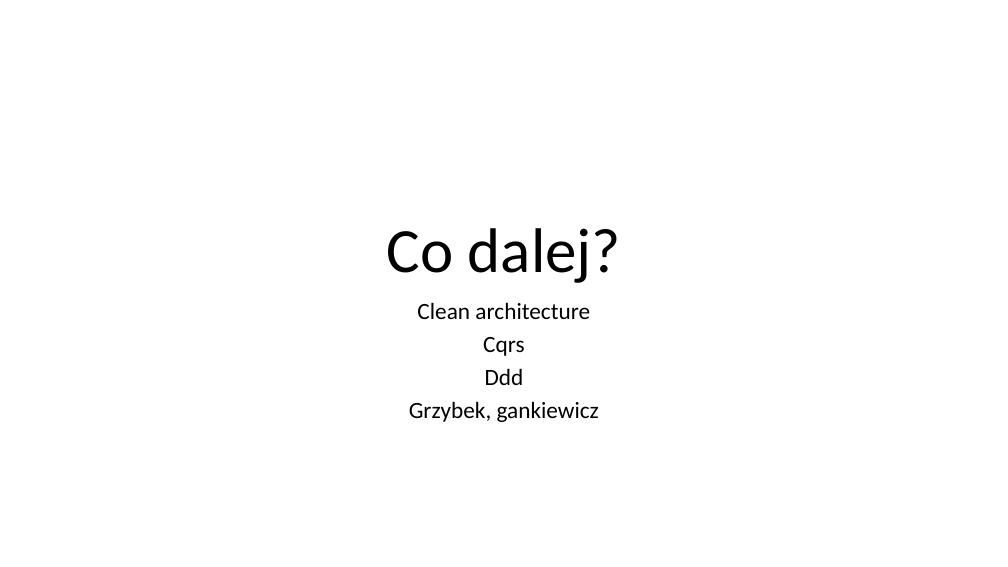
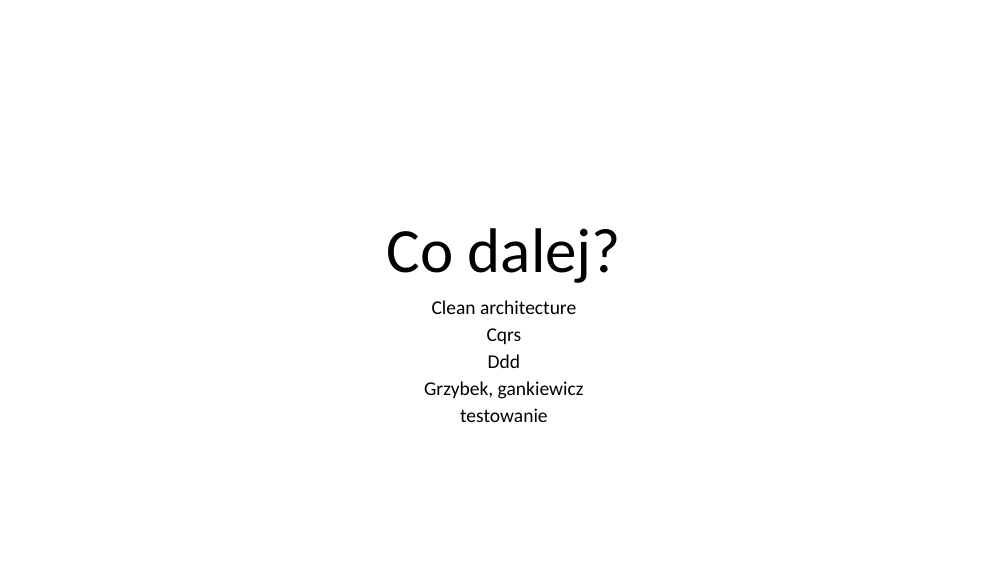
Before and after one commit to jlamch/.net-core, a slide deck: slide 1 of Co dalej.pptx. Drawn at 1008x567 pixels with LibreOffice and Linux fonts; fonts in the diff are those of the drawing. Boxes give left, top, right and bottom in pixels: in the first picture for what was removed or moved away, otherwise in the second. Text is boxed around its words. In the diff, an @@ line names an element or a change of style, - is before the commit and + after.

```diff
--- a/Co dalej.pptx
+++ b/Co dalej.pptx
@@ subtitle at <box>424,300,584,399</box>: size 22.2 to 18.6 pt in "Clean architecture", "Cqrs", "Ddd", "Grzybek, gankiewicz"; line spacing 0.8 to 0.7 @@
@@ subtitle at <box>460,408,548,422</box>: paragraph added @@
+testowanie
```
Also in this commit, not shown: 1 other file.
